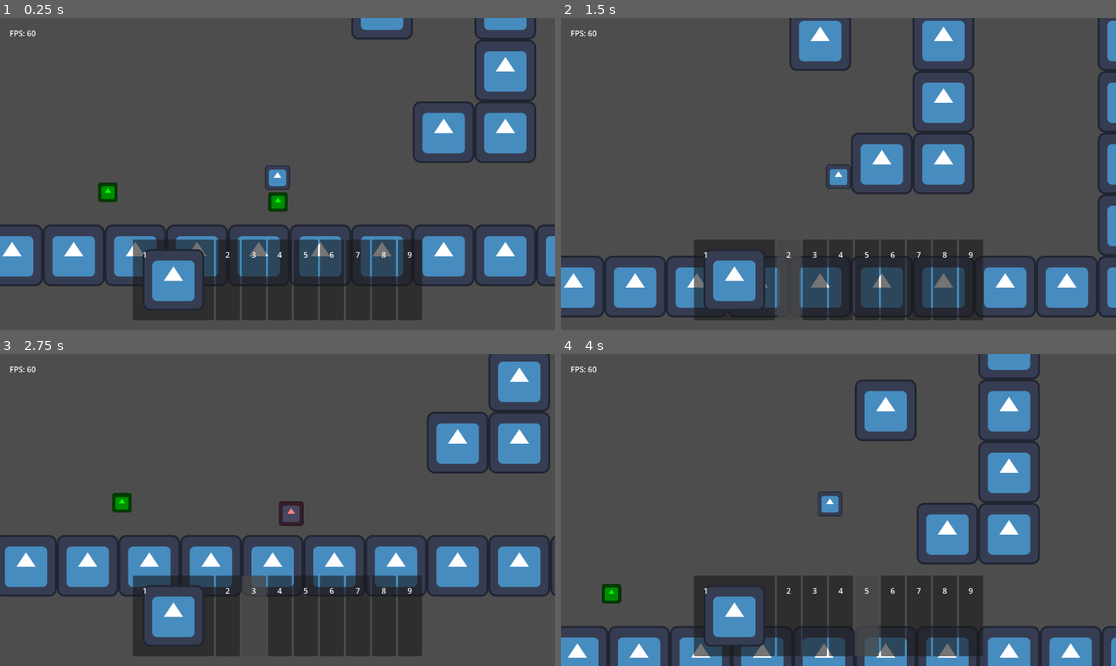
Above: before the commit, frames 1-4 (two rows, left to right).
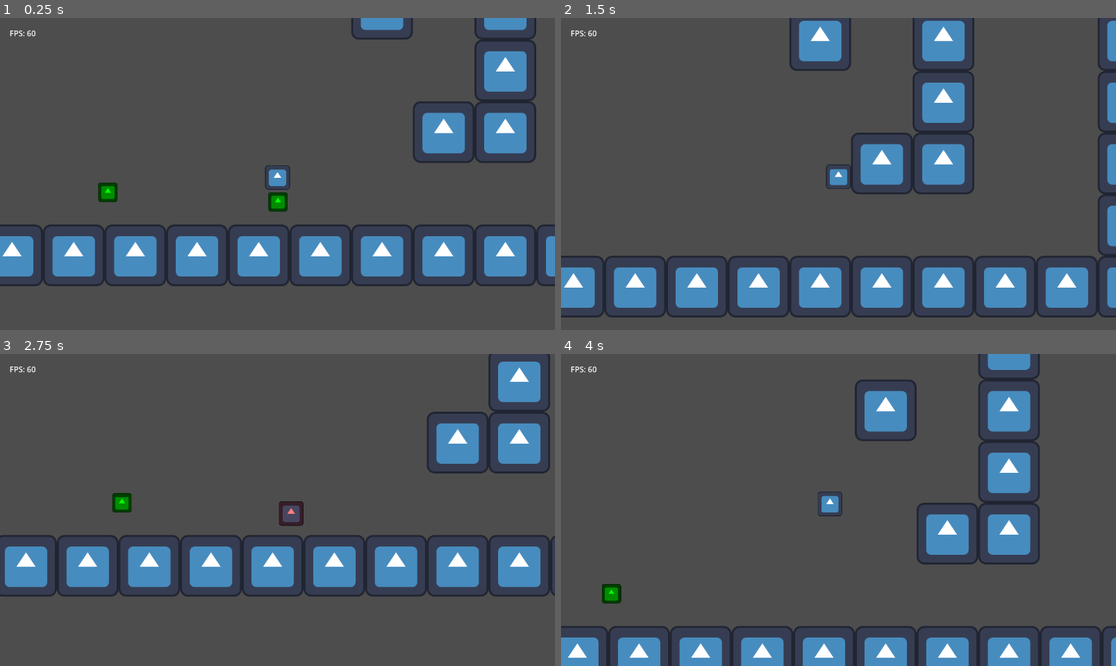
Above: after the commit, the same moments.

Repository: TheHumanMRP/RPG-Life-Tracker
Game: Godot game, scene res://Folders/Systems/Main/Scenes/main_scene.tscn
The game is run twice, just before and just after one commit, with the same random seed, the same clock (stepped at 60 frames per second) and the same inputs. The engine's default icon, where the game draws it, is replaced by a stand-in: a white triangle on a blue panel in a dark square.
Inputs (mouse positions are in pixels of both pictures, inside the frame that each line leads up to):
- Up to frame 1 (0.25 s): no input
- Up to frame 2 (1.5 s): move the mouse to (733, 280) at 0.52 s; hold D (move_right) from 0.53 s (still down); tap T (add_test_sword) at 0.6, 1.35 s; click (733, 280) at 0.67 s; tap Space (jump) at 0.77 s; move the mouse to (788, 280) at 1.27 s; click (788, 280) at 1.42 s
- Up to frame 3 (2.75 s): tap Space (jump) at 1.52 s; move the mouse to (255, 616) at 2.02 s; release D (move_right) at 2.03 s; hold A (move_left) from 2.03 s (still down); tap E (equip_item) at 2.1 s; click (255, 616) at 2.17 s; tap T (add_test_sword) at 2.3 s
- Up to frame 4 (4 s): move the mouse to (838, 616) at 2.77 s; release A (move_left) at 2.78 s; hold D (move_right) from 2.78 s (still down); tap T (add_test_sword) at 2.85, 3.6 s; click (838, 616) at 2.92 s; tap Space (jump) at 3.02, 3.77 s; move the mouse to (866, 616) at 3.52 s; click (866, 616) at 3.67 s

The runs differ from the first frame. In frame 1, 11% of the frame differs, in the area x 23-76%, y 71-97%; in frame 2, 10%; in frame 3, 10%; in frame 4, 11%.
Error before the commit: Invalid call. Nonexistent function 'get_inventory' in base 'Node (global.gd)'. (res://Folders/Systems/Inventory_System/Scripts/hotbar_logic.gd:61)
Error after the commit: Parse Error: Could not resolve external class member "inventory_logic". (res://Folders/Systems/Globals/global.gd:24)

Commit message:
Auto commit at 2026-07-28 17:07:49

Diff:
--- a/Folders/Systems/Inventory_System/Scripts/inventory_logic.gd
+++ b/Folders/Systems/Inventory_System/Scripts/inventory_logic.gd
@@ -1,67 +1,48 @@
-class_name InventoryLogicComponent
+class_name InventoryComponent
 extends Resource
 
 # ===================================================================
 # Inventory Data
 # ===================================================================
 
-@export var inventory_items: Array[ItemEntry] = []
-
-@export var max_id: int = 0
-
-
-# ===================================================================
-# Initialization
-# ===================================================================
-
-func _init() -> void:
-	call_deferred("_setup")
-
-func _setup() -> void:
-	_calculate_max_id()
-
-# ===================================================================
-# ID Management
-# ===================================================================
-
-## Calculates the next available item ID.
-func _calculate_max_id() -> void:
-	max_id = 0
-
-	for item in inventory_items:
-		if item.item_id >= max_id:
-			max_id = item.item_id + 1
+## IDs of items (registered in AllGlobalItemManager) that belong to this inventory.
+@export var inventory_item_ids: Array[int] = []
 
 
 # ===================================================================
 # Inventory Operations
 # ===================================================================
 
-## Adds an item to the inventory.
-func add_item(new_item: ItemEntry) -> void:
-	new_item.item_id = max_id
+## Adds an already-globally-registered item to this inventory by its id.
+func add_item(item_id: int) -> void:
+	if inventory_item_ids.has(item_id):
+		push_error("InventoryComponent: Item already in this inventory: ", item_id)
+		return
 
-	inventory_items.append(new_item)
+	if not AllGlobalItemManager.items_by_id_dict.has(item_id):
+		push_error("InventoryComponent: No globally registered item with ID: ", item_id)
+		return
 
-	max_id += 1
+	inventory_item_ids.append(item_id)
 
 	notify_inventory_changed()
 
 
-## Removes an item from the inventory.
+## Removes an item's reference from this inventory. The item itself stays
+## registered in the global item manager (e.g. for dropping/transferring).
 func remove_item(item_id: int) -> void:
-	for i in inventory_items.size():
-		if inventory_items[i].item_id != item_id:
+	for i in inventory_item_ids.size():
+		if inventory_item_ids[i] != item_id:
 			continue
 
-		inventory_items.pop_at(i)
+		inventory_item_ids.pop_at(i)
 		notify_inventory_changed()
 		return
 
-	push_error("InventoryLogic: Item not found: ", item_id)
+	push_error("InventoryComponent: Item not found in this inventory: ", item_id)
 
 
-## Uses an item.
+## Uses an item that belongs to this inventory.
 func use_item(item_id: int, target) -> void:
 	var item := get_item_by_id(item_id)
 
@@ -73,38 +54,36 @@
 	notify_inventory_changed()
 
 
-## Removes every item from the inventory.
+## Removes every item reference from this inventory. Items stay registered
+## in the global item manager.
 func clear_inventory() -> void:
-	inventory_items.clear()
-
-	max_id = 0
+	inventory_item_ids.clear()
 
 	notify_inventory_changed()
 
+
 func check_if_item_at_index_in_inventory_exists(index: int) -> bool:
-	if index < 0 or index >= inventory_items.size():
+	if index < 0 or index >= inventory_item_ids.size():
 		return false
 
 	return true
+
 
 # ===================================================================
 # Getters
 # ===================================================================
 
-## Returns an item using its unique ID.
+## Returns an item using its unique ID, but only if it belongs to this inventory.
 func get_item_by_id(item_id: int) -> ItemEntry:
-	for item in inventory_items:
-		if not item.item_id == item_id:
-			continue
+	if not inventory_item_ids.has(item_id):
+		print("\nInventoryComponent: Debug")
+		print("Inventory Size: ", inventory_item_ids.size())
 
-		return item
+		push_error("InventoryComponent: Item not found in this inventory with ID ", item_id, ". Check the debug print.")
 
-	print("\nInventoryLogic: Debug")
-	print("Inventory Size: ", inventory_items.size())
+		return null
 
-	push_error("InventoryLogic: Item not found with ID ", item_id, ". Check the debug print.")
-
-	return null
+	return AllGlobalItemManager.get_item_by_id(item_id)
 
 
 # ===================================================================
@@ -122,7 +101,8 @@
 		sword.base_durability,
 	)
 
-	add_item(entry)
+	AllGlobalItemManager.add_item(entry)
+	add_item(entry.item_id)
 
 	print_all_items()
 
@@ -130,10 +110,13 @@
 
 
 func print_all_items() -> void:
-	print("\nInventory Logic: Printing all items")
+	print("\nInventory Component: Printing all items")
 
-	for item in inventory_items:
-		item.print_self()
+	for item_id in inventory_item_ids:
+		var item := AllGlobalItemManager.get_item_by_id(item_id)
+
+		if item != null:
+			item.print_self()
 
 # ===================================================================
 # Notify Listner
@@ -143,4 +126,4 @@
 	SignalBus.inventory_changed.emit()
 	SignalBus.save_game.emit()
 
-	print("\nInventory Logic: Notified that the inventory changed.")
+	print("\nInventory Component: Notified that the inventory changed.")
